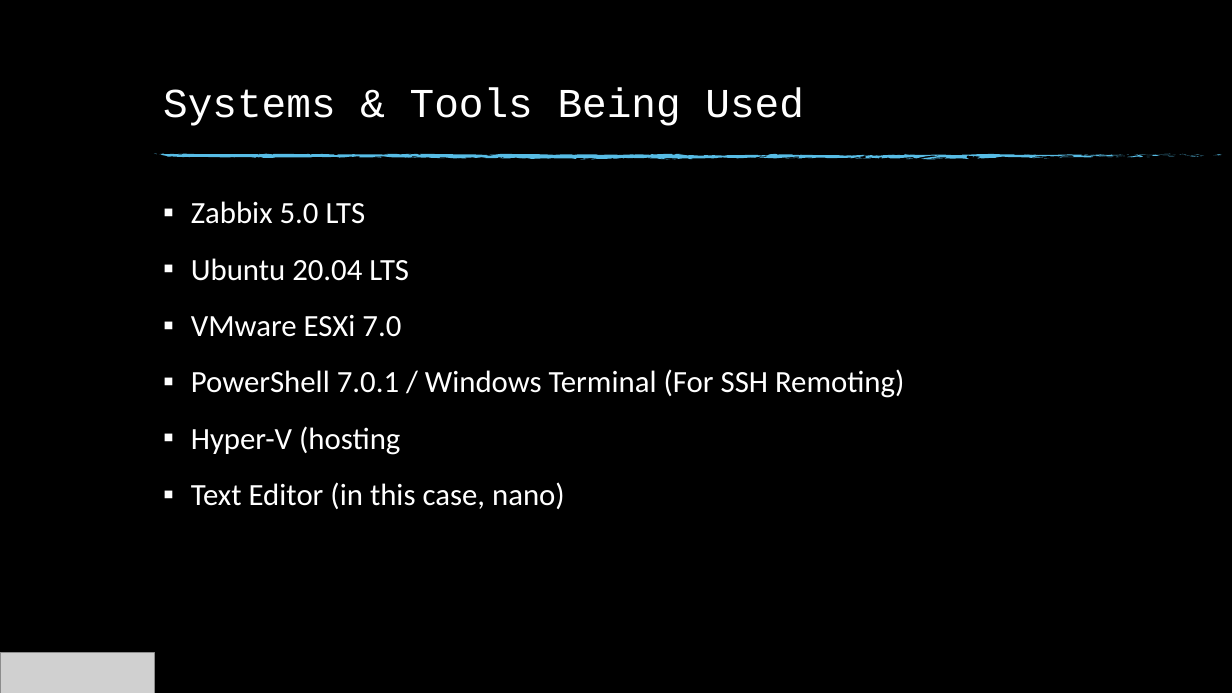
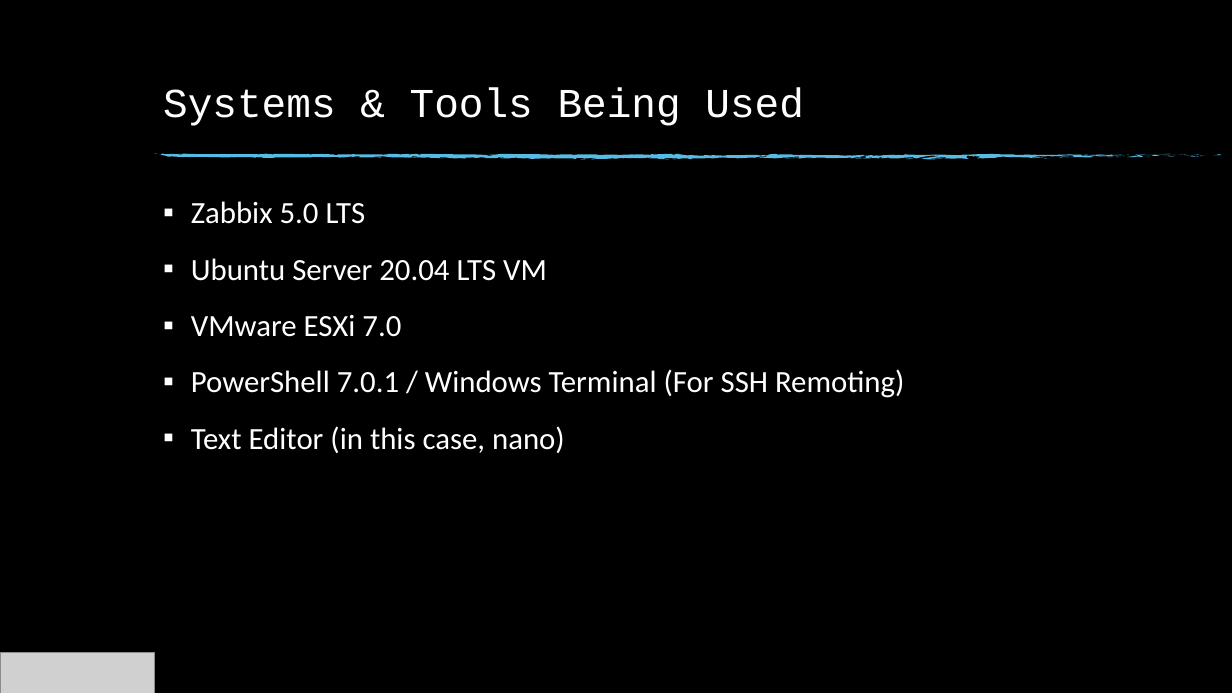
Before and after one commit to billkindle/FWVMUG_June_2020_Enterprise_Monitoring_With_Zabbix, a slide deck: slide 4 of FWVMUG_June_2020_Monitoring_ESXi_Zabbix.pptx. Drawn at 1232x693 pixels with LibreOffice and Linux fonts; fonts in the diff are those of the drawing; grey boxes stand for pictures; background and template pictures are left out. Boxes give left, top, right and bottom in pixels: in the first picture for what was removed or moved away, otherwise in the second. Text is boxed around its words. In the diff, an @@ line names an element or a change of style, - is before the commit and + after.

```diff
--- a/FWVMUG_June_2020_Monitoring_ESXi_Zabbix.pptx
+++ b/FWVMUG_June_2020_Monitoring_ESXi_Zabbix.pptx
@@ text at bbox=[191, 258, 547, 281]: text changed @@
-▪ Ubuntu 20.04 LTS
+▪ Ubuntu Server 20.04 LTS VM
@@ text at bbox=[191, 426, 400, 455]: paragraph removed @@
-▪ Hyper-V (hosting
```
Also in this commit, not shown: 5 other slides changed, 4 slides added, 3 slides removed.
